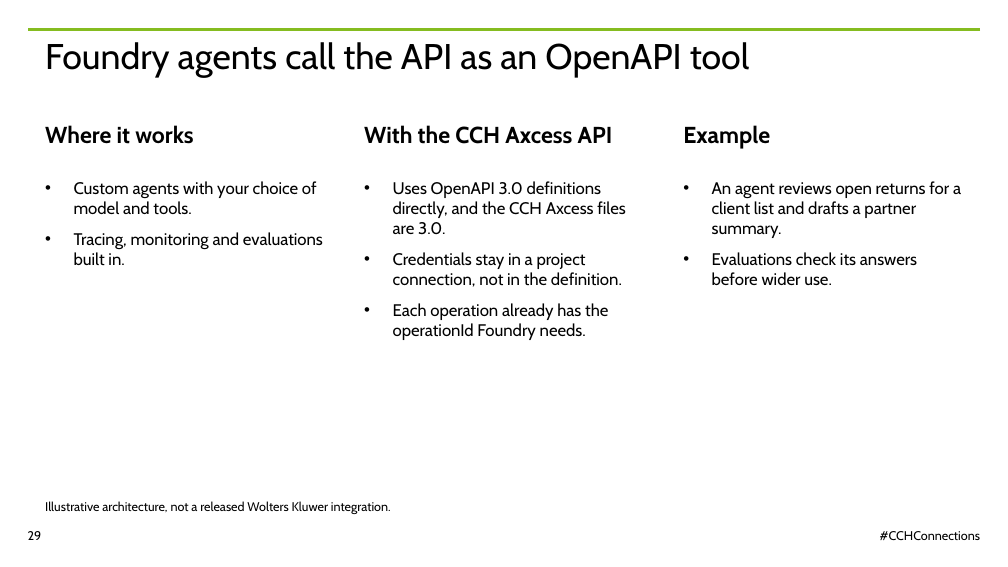
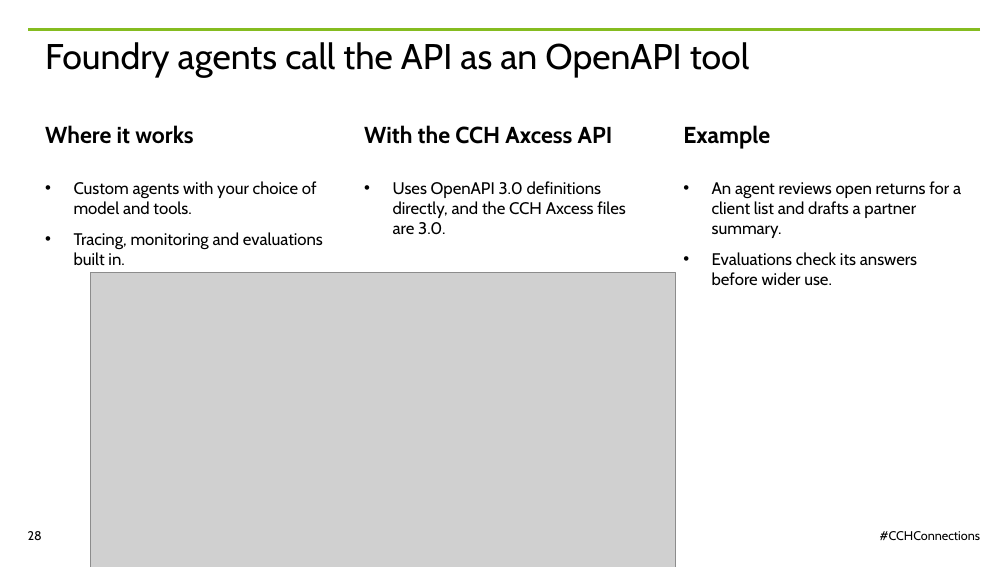
Before and after one commit to nathandyck/wk-tax-api, a slide deck: slide 28 of presentation/CCH-Connections-2026-WK-template.pptx (slide 29 before the commit). Drawn at 1008x567 pixels with LibreOffice and Linux fonts; fonts in the diff are those of the drawing; grey boxes stand for pictures. Boxes give left, top, right and bottom in pixels: in the first picture for what was removed or moved away, otherwise in the second. Text is boxed around its words. In the diff, an @@ line names an element or a change of style, - is before the commit and + after.

```diff
--- a/presentation/CCH-Connections-2026-WK-template.pptx
+++ b/presentation/CCH-Connections-2026-WK-template.pptx
@@ text at box(393, 252, 622, 340): paragraphs removed @@
-• Credentials stay in a project connection, not in the definition.
-• Each operation already has the operationId Foundry needs.
@@ picture added at box(90, 272, 675, 567) @@
@@ text removed at box(45, 501, 391, 514) @@
-Illustrative architecture, not a released Wolters Kluwer integration.
@@ page number at box(28, 531, 42, 540): text changed @@
-29
+28
```
Also in this commit, not shown: 4 other slides changed, 10 slides added, 13 slides removed.
